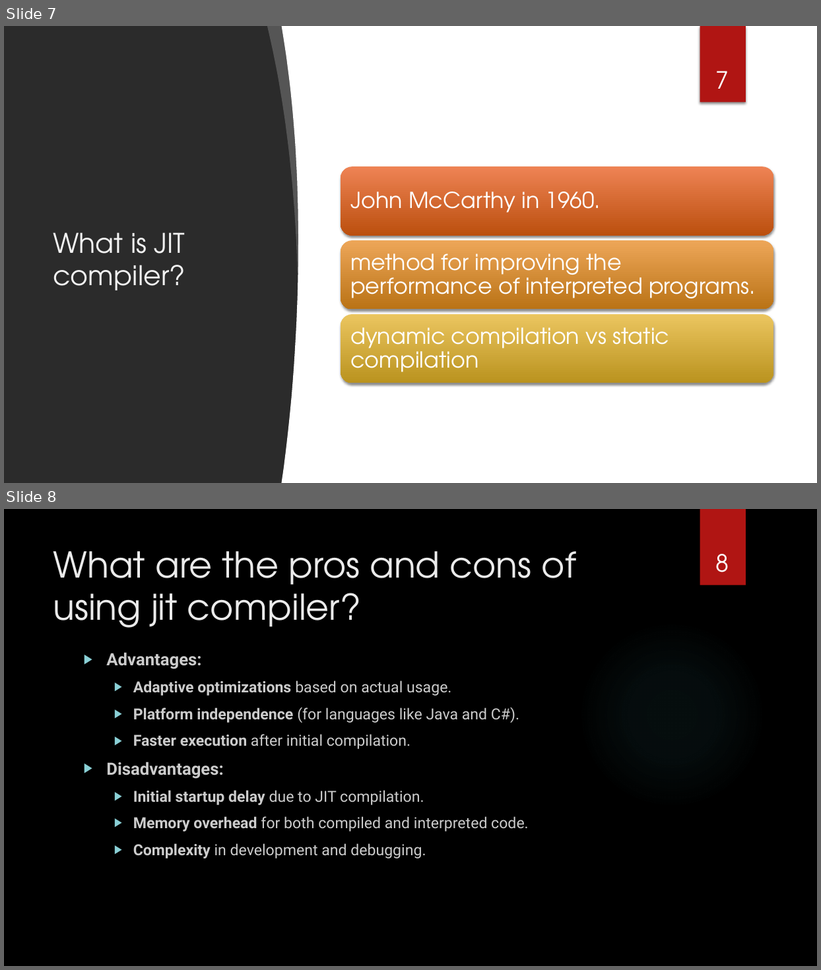
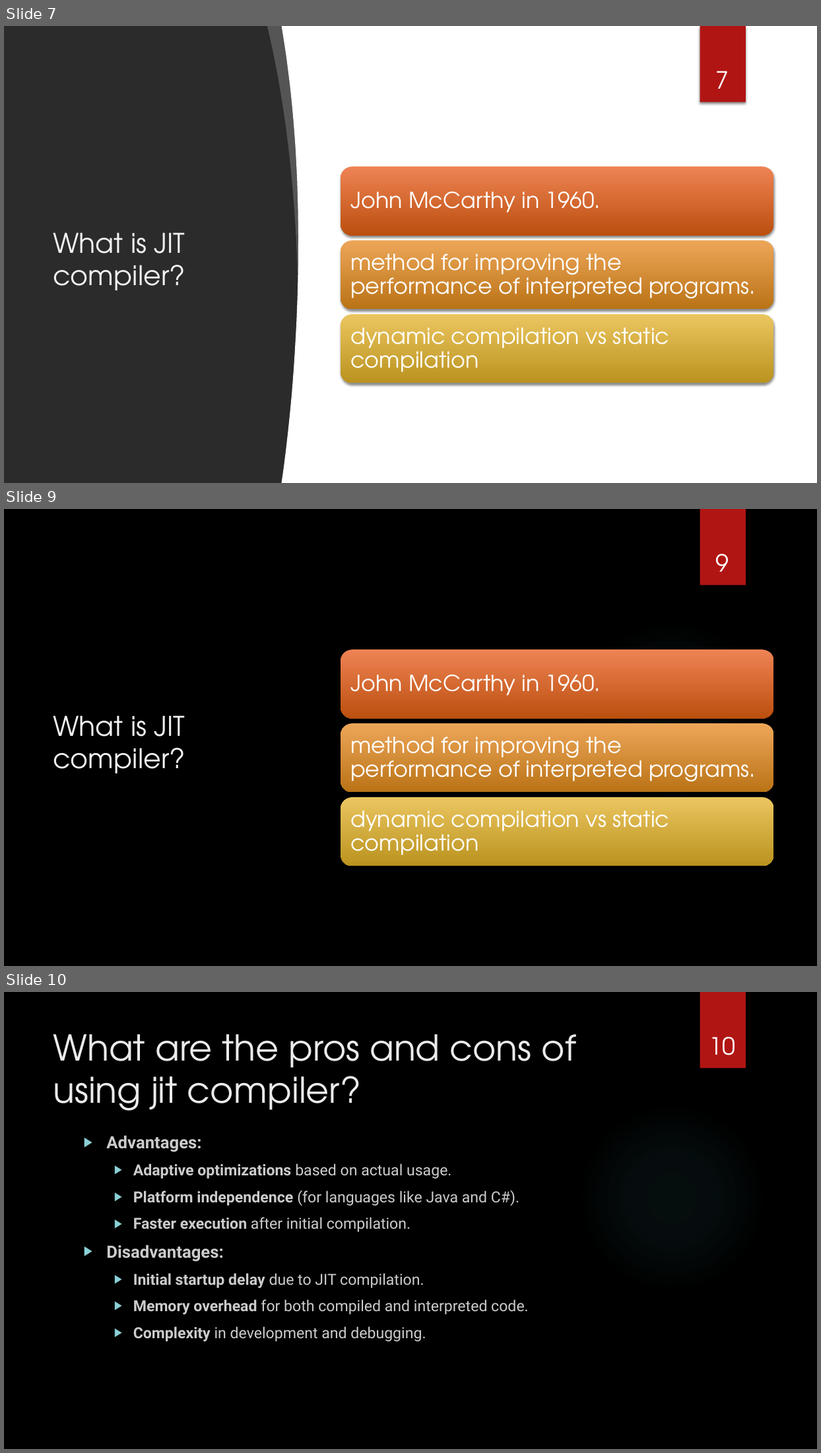
Before and after one commit to sebivenlo/esd-2024-jit-compiler, a slide deck: documents/presentation/presentation jit compiler.pptx. Shown one above the other, each under a label of ours: slides 7 and 8 before the commit, slides 7, 9 and 10 after it; the slides between them are not shown. The pictures are 821x970 and 821x1453 pixels, drawn with LibreOffice and Linux fonts; fonts in the diff are those of the drawing; background and template pictures are left out; a plain dark background stands for a picture behind light text. Boxes give left, top, right and bottom in pixels: in the first picture for what was removed or moved away, otherwise in the second. Text is boxed around its words. In the diff, an @@ line names an element or a change of style, - is before the commit and + after.

Commit message:
added new slide

```diff
--- a/documents/presentation/presentation jit compiler.pptx
+++ b/documents/presentation/presentation jit compiler.pptx
@@ slide 9 added at (4, 509, 817, 966), background picture (left out); not listed: 2 template elements that a slide beside it also shows @@
@@ page number added at (715, 554, 729, 572), 28 pt, text #FFFFFF @@
+9
@@ title added at (53, 716, 186, 774), 32 pt, text #F2F2F2 @@
+What is JIT compiler?
@@ group added at (341, 650, 774, 867): 3 rounded rectangles, 3 texts @@
+John McCarthy in 1960.
+method for improving the performance of interpreted programs.
+dynamic compilation vs static compilation
@@ what was slide 8 is now slide 10 @@
@@ page number at (710, 1037, 736, 1055): text changed @@
-8
+10
```
Also in this commit, not shown: 1 other slide added.
